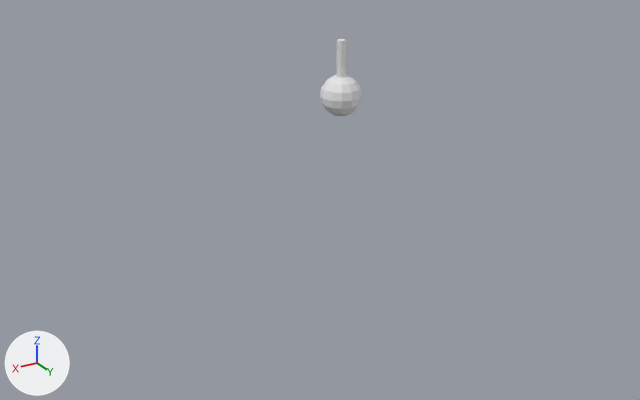
Two versions of the Blender file blends/dance_floor.blend, one commit apart.
Rendered twice from a camera (50 mm lens) standing at (20.7, 33.0, 19.5) and looking at (-0.7, -2.7, 1.6). Lighting does not change. The marker at lower left points along +X, +Y and +Z.
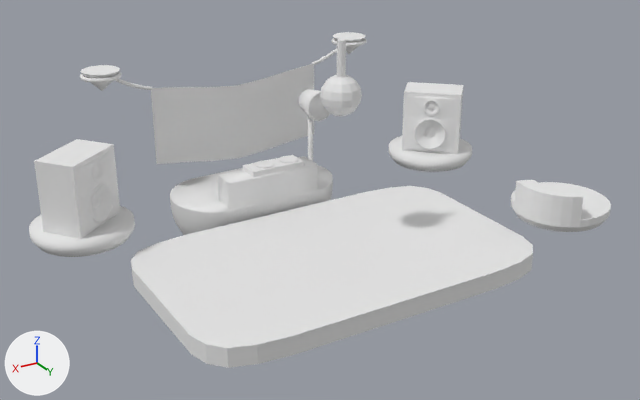
Diff of the bpy script that builds the scene:
```diff
--- a/blends/dance_floor.blend.py
+++ b/blends/dance_floor.blend.py
@@ ob_plane @@
 ob_plane.location = (0.0, 0.0, 0.0)
-ob_plane.hide_set(True)  # its collection is switched off
@@ ob_circle @@
 ob_circle = bpy.data.objects.new('Circle', me_circle_001)
-ob_circle.location = (0.0, 0.0, 0.0)
-ob_circle.hide_set(True)  # its collection is switched off
+ob_circle.location = (-11.92, 3.01, 0.0)
@@ ob_sphere @@
 ob_sphere.scale = (2.65, 2.65, 2.65)
-ob_sphere.hide_set(True)  # its collection is switched off
@@ ob_circle_001 @@
 ob_circle_001 = bpy.data.objects.new('Circle.001', me_circle_000)
-ob_circle_001.location = (0.0, 0.0, 0.0)
-ob_circle_001.hide_set(True)  # its collection is switched off
+ob_circle_001.location = (-11.17, -7.09, 0.0)
+ob_circle_001.rotation_euler = (0.0, 0.0, -2.307)  # degrees (0, 0, -132)
@@ ob_plane_001 @@
 ob_plane_001 = bpy.data.objects.new('Plane.001', me_plane_001)
-ob_plane_001.location = (-3.26, -0.88, 3.36)
-ob_plane_001.hide_set(True)  # its collection is switched off
+ob_plane_001.location = (-0.54, -11.25, 3.36)
@@ ob_circle_002 @@
+ob_circle_002 = bpy.data.objects.new('Circle.002', me_circle_000.copy())  # the mesh of ob_circle_001
+ob_circle_002.location = (10.25, -7.09, 0.0)
+ob_circle_002.rotation_euler = (0.0, 0.0, -0.915)  # degrees (0, 0, -52)
```

Pixel boxes (x1, y1, x2, y2) of what changed, in the pictures (640 x 400 px):
'Plane', shown
    after: (131, 186, 533, 368)
'Plane.001', shown
    after: (80, 32, 367, 164)
'Circle.002', added
    after: (29, 139, 135, 257)
'Sphere', shown
    after: (170, 89, 333, 235)
'Circle.001', shown
    after: (389, 82, 472, 172)
'Circle', shown
    after: (511, 180, 611, 232)
